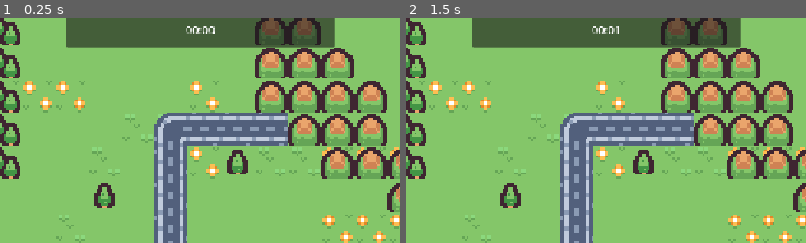
Above: before the commit, frames 1-2 (left to right).
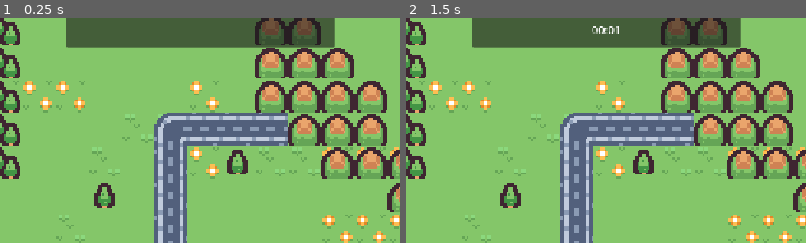
Above: after the commit, the same moments.

Repository: EthanAymeric/UniverCity
Game: Godot game, scene res://Scenes/scene1.tscn
The game is run twice, just before and just after one commit, with the same random seed, the same clock (stepped at 60 frames per second) and the same inputs.
Inputs (mouse positions are % of the whole screen's width and height, from its top left):
- Up to frame 1 (0.25 s): no input
- Up to frame 2 (1.5 s): click (61, 92) at 0.5 s; click (87, 92) at 1.25 s
The pictures show only the part of the screen within x 35-85%, y 1-51%; the shares and areas given below are measured in that part.

The runs differ from the first frame. In frame 1, 0.2% of the frame differs, in the area x 46-54%, y 3-8%; in frame 2, nothing differs.

Commit message:
feat : le timer est maintenant géré par un script indépendant -> implémentation dans le game_manager pour son bon fonctionnement

Diff:
--- a/un-jeu/Scenes/scene1.tscn
+++ b/un-jeu/Scenes/scene1.tscn
@@ -6,6 +6,7 @@
 [ext_resource type="Texture2D" uid="uid://k0sqmoy377b1" path="res://Assets/Batiment/ferme.png" id="3_sdcb8"]
 [ext_resource type="Texture2D" uid="uid://nqt2of0kisw" path="res://Assets/Batiment/fermeLock.png" id="4_2ni1t"]
 [ext_resource type="Texture2D" uid="uid://mrpxqe3rcaa7" path="res://Assets/batiment.png" id="4_2nq82"]
+[ext_resource type="Script" uid="uid://cyc7iwfg8iwp6" path="res://Scenes/world_timer.gd" id="7_cx2iu"]
 
 [sub_resource type="TileSetAtlasSource" id="TileSetAtlasSource_sdcb8"]
 texture = ExtResource("2_1mf5u")
@@ -1063,3 +1064,4 @@
 
 [node name="WorldTimer" type="Timer" parent="." unique_id=573023174]
 autostart = true
+script = ExtResource("7_cx2iu")
--- /dev/null
+++ b/un-jeu/Scenes/world_timer.gd
@@ -0,0 +1,25 @@
+class_name GameTimer
+extends Timer
+
+## Signal émis à chaque seconde pour transmettre le texte formaté (MM:SS)
+signal second_tick(formatted_time: String)
+
+var game_seconds: int = 0
+
+func _ready() -> void:
+	wait_time = 1.0
+	autostart = true
+
+	if not timeout.is_connected(_on_timeout):
+		timeout.connect(_on_timeout)
+
+func _on_timeout() -> void:
+	game_seconds += 1
+
+	# Calcul du format MM:SS
+	var minutes = game_seconds / 60
+	var seconds = game_seconds % 60
+	var formatted_time = "%02d:%02d" % [minutes, seconds]
+
+	# Transmet l'information au GameManager
+	emit_signal("second_tick", formatted_time)
--- a/un-jeu/Scripts/building.gd
+++ b/un-jeu/Scripts/building.gd
@@ -5,7 +5,7 @@
 @export var footprint: Vector2i = Vector2i(1, 1)
 
 ## Attributs propres au bâtiment
-@export var building_cost: int = 1000
+@export var building_cost: int = 100
 @export var science_production: int = 10
 
 @onready var sprite: Sprite2D = $Sprite2D
--- a/un-jeu/Scripts/game_manager.gd
+++ b/un-jeu/Scripts/game_manager.gd
@@ -18,9 +18,6 @@
 @onready var timer_live: Label = $CanvasLayer/PanneauTimer/TimerLive
 # WorldTimer
 @onready var world_timer: Timer = $WorldTimer
-# Compteur de secondes du jeu
-var game_seconds: int = 0
-var science_par_batiment: int = 10
 
 ## Scène de bâtiment par défaut
 @export var building_scene: PackedScene = preload("res://Scenes/Building.tscn")
@@ -62,9 +59,8 @@
 
 	show_science()
 
-	# Connexion automatique du signal timeout du Timer
-	world_timer.timeout.connect(_on_worldtimer_timeout)
-	run_worldtimer()
+	# Lancement du Timer
+	world_timer.second_tick.connect(_on_timer_tick)
 
 func _process(_delta: float) -> void:
 	if is_placing:
@@ -312,38 +308,24 @@
 		score_science -= score
 
 ## Gestion du WorldTimer
-func run_worldtimer():
-	update_timer_display()
-
-func _on_worldtimer_timeout() -> void:
-	game_seconds += 1
-	update_timer_display()
-
-	# Récupérer tous les bâtiments uniques placés sur la carte
+
+func _on_timer_tick(formatted_time: String) -> void:
+	# 1. Met à jour l'affichage du timer reçu du script séparé
+	timer_live.text = formatted_time
+
+	# 2. Calcule la science en interrogeant chaque bâtiment unique
 	var unique_buildings = []
+	var science_gain = 0
+
 	for cell in occupied_cells:
 		var bld = occupied_cells[cell]
-		if not unique_buildings.has(bld):
+		if is_instance_valid(bld) and not unique_buildings.has(bld):
 			unique_buildings.append(bld)
-
-	# Ajouter 'science_par_batiment' point de science par bâtiment unique
-	var science_gain = unique_buildings.size() * science_par_batiment
+			science_gain += bld.science_production # Utilise la production propre du bâtiment
+
 	if science_gain > 0:
 		add_science(science_gain)
 		show_science()
-
-func update_timer_display():
-	var minutes = game_seconds / 60
-	var seconds = game_seconds % 60
-	# Formate automatiquement pour obtenir "MM:SS" (ex: 03:09 au lieu de 3:9)
-	timer_live.text = "%02d:%02d" % [minutes, seconds]
-
-func pause_worldtimer():
-	print("stop")
-
-func resume_worldtimer():
-	print("go")
-
 
 ## DEBUG TOOLS
 # Augmente l'argent gagné de 1 en appuyant sur la touche espace et l'affiche
Not shown, added: un-jeu/Scenes/world_timer.gd.uid
